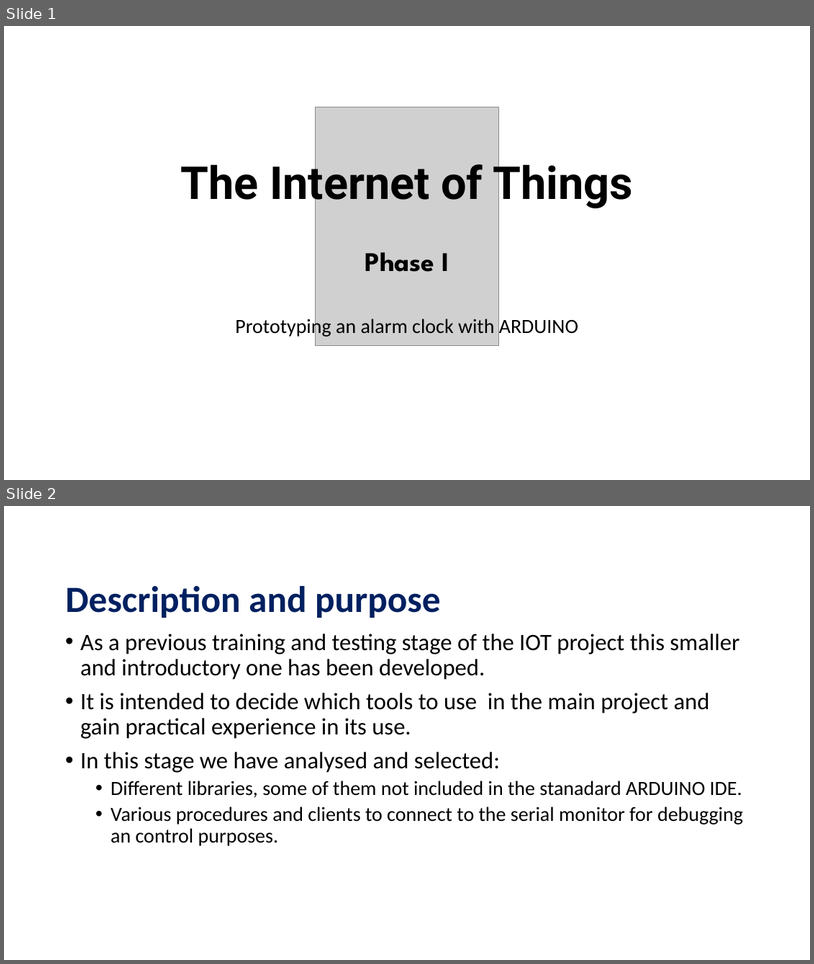
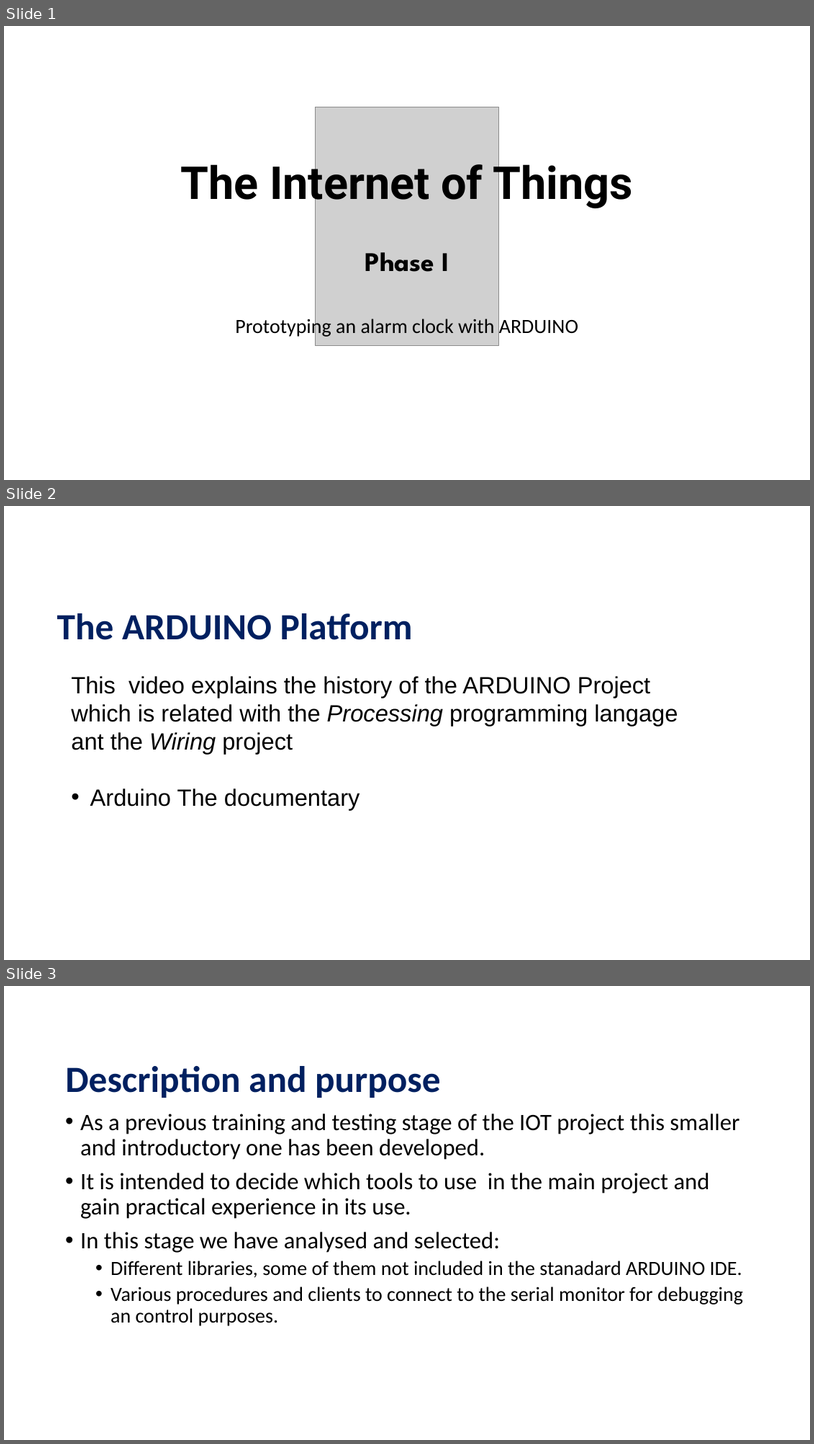
Before and after one commit to FlorLoreto/Projects, a slide deck: The Internet of Things.ppt. Shown one above the other, each under a label of ours: slides 1 and 2 before the commit, slides 1, 2 and 3 after it. The pictures are 814x964 and 814x1444 pixels, drawn with LibreOffice and Linux fonts; fonts in the diff are those of the drawing; grey boxes stand for pictures; background and template pictures are left out. Boxes give left, top, right and bottom in pixels: in the first picture for what was removed or moved away, otherwise in the second. Text is boxed around its words. In the diff, an @@ line names an element or a change of style, - is before the commit and + after.

```diff
--- a/The Internet of Things.ppt
+++ b/The Internet of Things.ppt
@@ slide 2 added at (x1=4, y1=506, x2=810, y2=960), background #FFFFFF @@
@@ title added at (x1=57, y1=613, x2=413, y2=640), 44 pt, text #002060, bold @@
+The ARDUINO Platform
@@ text added at (x1=71, y1=676, x2=678, y2=754), 28 pt, text #000000 @@
+This video explains the history of the ARDUINO Project which is related with the Processing programming langage ant the Wiring project
@@ text added at (x1=90, y1=788, x2=360, y2=810), 28 pt, text #000000 @@
+• Arduino The documentary
@@ what was slide 2 is now slide 3 @@
```
Also in this commit, not shown: 2 slides changed, 6 other slides added, 1 slide removed, 18 other files.
